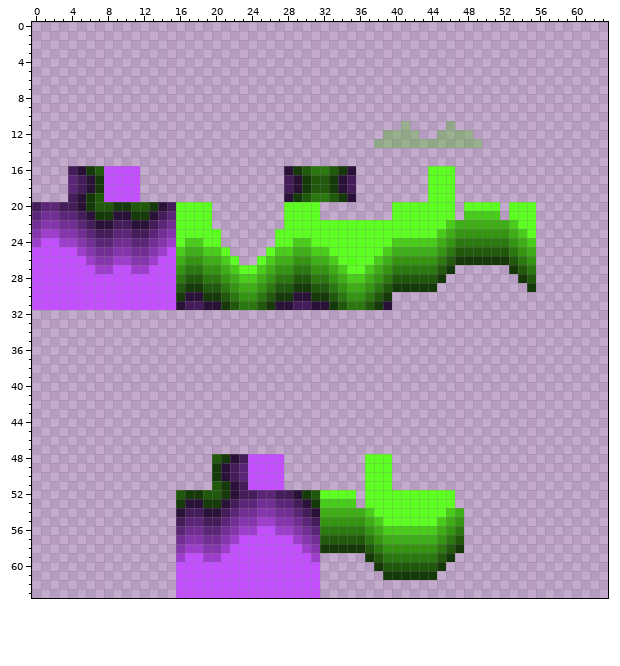
One commit to this pixel-art sprite: assets/skyhighocs/textures/heroes/chase/pryetak_nebula_lights.png. The first picture shows the starting point.
The file is 64x64 pixels.
New version:
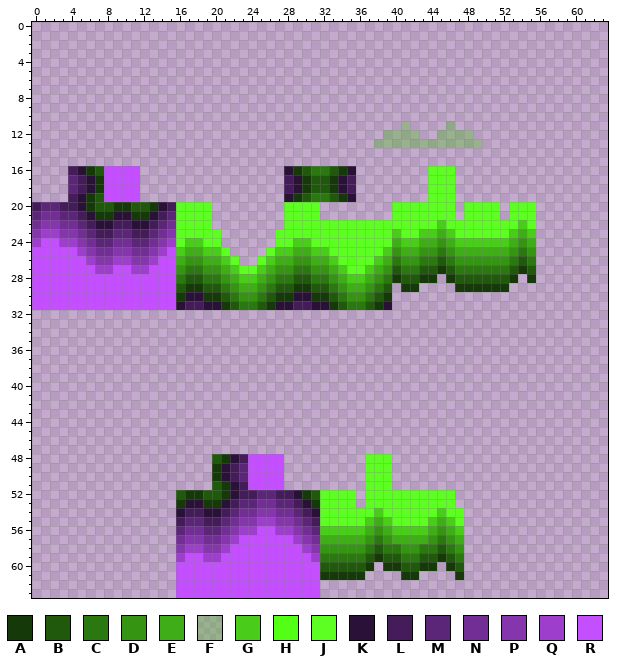
Palette (. is transparent): A #153908  B #20590c  C #2b7810  D #369413  E #3fad17  F #48bf1d57  G #4acc1b  H #53ff15  J #5cff21  K #2a1138  L #441c59  M #5b2578  N #722e94  P #8636ad  Q #9d3fcc  R #c44fff
The exact change:
{"y":21,"x":48,"old":"GGGG","new":"JJJJ"}
{"y":22,"x":45,"old":"JGEEEEEEGJ","new":"GJJJJJJJJG"}
{"y":23,"x":40,"old":"J","new":"G"}
{"y":23,"x":43,"old":"JJGEDDDDDDEGJ","new":"GGEGJJJJJJGEG"}
{"y":24,"x":40,"old":"G","new":"E"}
{"y":24,"x":43,"old":"GGEDCCCCCCDEG","new":"EEDEGGGGGGEDE"}
{"y":25,"x":40,"old":"E","new":"D"}
{"y":25,"x":43,"old":"EEDCBBBBBBCDE","new":"DDCDEEEEEEDCD"}
{"y":26,"x":40,"old":"D","new":"C"}
{"y":26,"x":43,"old":"DDCBAAAAAABCD","new":"CCBCDDDDDDCBC"}
{"y":27,"x":40,"old":"C","new":"B"}
{"y":27,"x":43,"old":"CCBA......ABC","new":"BBABCCCCCCBAB"}
{"y":28,"x":40,"old":"B","new":"A"}
{"y":28,"x":43,"old":"BBA........AB","new":"AA.ABBBBBBA.A"}
{"y":29,"x":40,"old":"A","new":"."}
{"y":29,"x":43,"old":"AA","new":".."}
{"y":29,"x":47,"old":"......","new":"AAAAAA"}
{"y":29,"x":55,"old":"A","new":"."}
{"y":53,"x":32,"old":"GGGG","new":"JJJJ"}
{"y":54,"x":32,"old":"EEEEEGJ","new":"JJJJJJG"}
{"y":54,"x":45,"old":"JGE","new":"GJJ"}
{"y":55,"x":32,"old":"DDDDDEGJ","new":"JJJJJGEG"}
{"y":55,"x":44,"old":"JGED","new":"GEGJ"}
{"y":56,"x":32,"old":"CCCCCDEG","new":"GGGGGEDE"}
{"y":56,"x":44,"old":"GEDC","new":"EDEG"}
{"y":57,"x":32,"old":"BBBBBCDE","new":"EEEEEDCD"}
{"y":57,"x":44,"old":"EDCB","new":"DCDE"}
{"y":58,"x":32,"old":"AAAAABCDD","new":"DDDDDCBCC"}
{"y":58,"x":43,"old":"DDCBA","new":"CCBCD"}
{"y":59,"x":32,"old":".....ABCC","new":"CCCCCBABB"}
{"y":59,"x":43,"old":"CCBA.","new":"BBABC"}
{"y":60,"x":32,"old":"......ABB","new":"BBBBBA.AA"}
{"y":60,"x":43,"old":"BBA..","new":"AA.AB"}
{"y":61,"x":32,"old":".....","new":"AAAAA"}
{"y":61,"x":39,"old":"AA","new":".."}
{"y":61,"x":43,"old":"AA","new":".."}
{"y":61,"x":47,"old":".","new":"A"}
{"label":"changed","picture_box":[392,211,536,292]}
{"label":"changed","picture_box":[320,499,464,580]}
